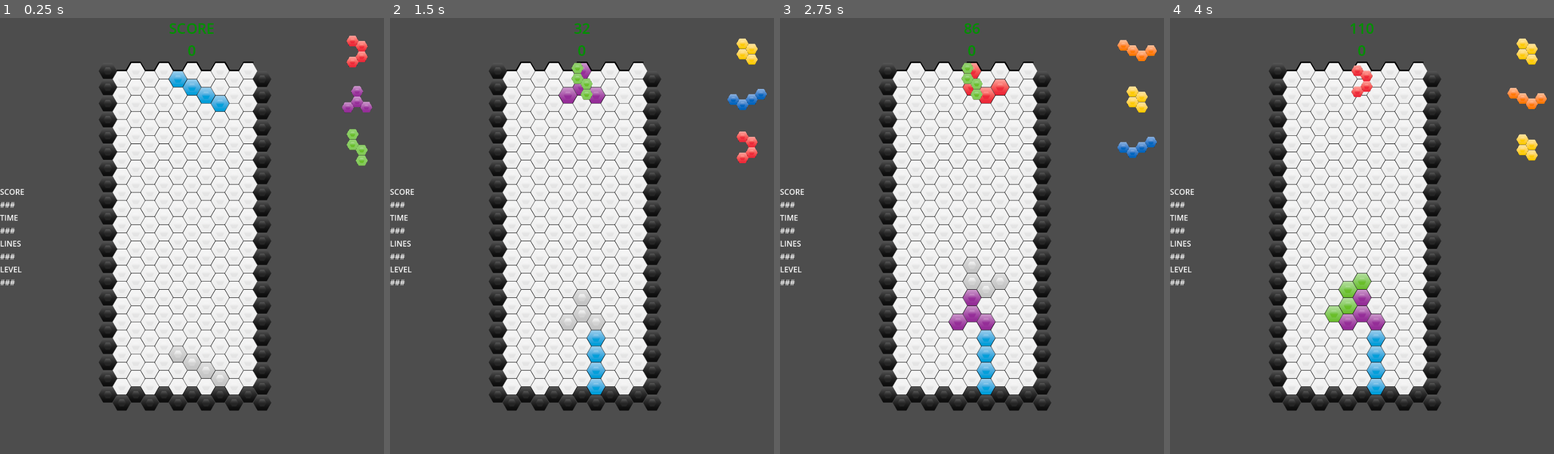
Above: before the commit, frames 1-4 (left to right).
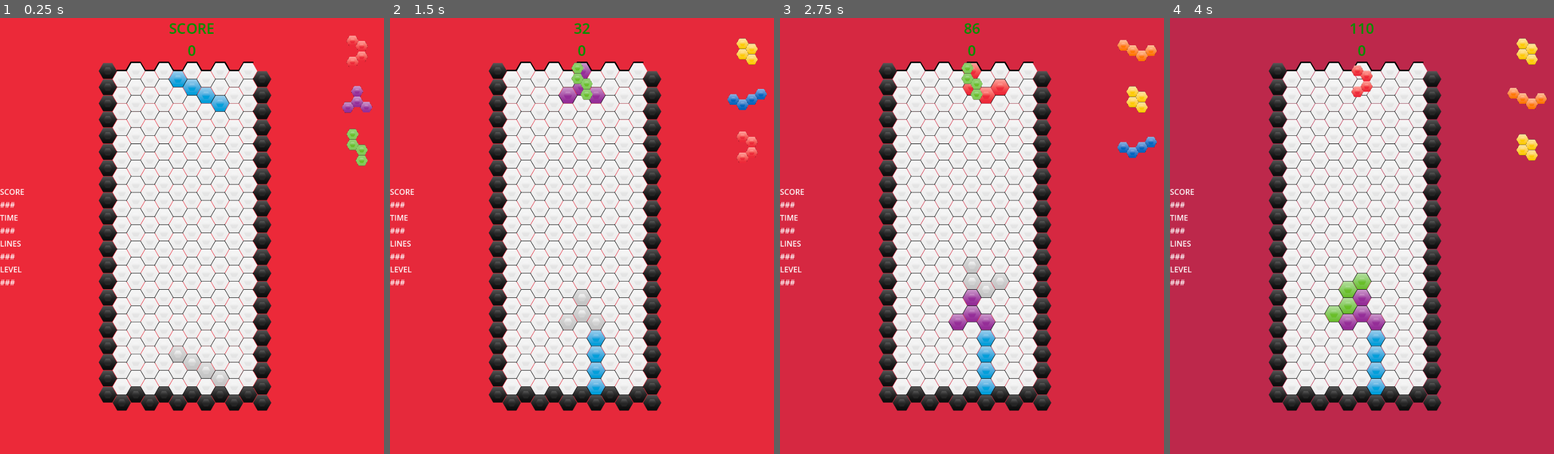
Above: after the commit, the same moments.

Repository: MrSoubi/HexoTangle
Game: Godot game, scene res://game.tscn
The game is run twice, just before and just after one commit, with the same random seed, the same clock (stepped at 60 frames per second) and the same inputs.
Inputs:
- Up to frame 1 (0.25 s): no input
- Up to frame 2 (1.5 s): tap Enter at 0.5 s; hold Right 0.53-1.28 s; tap Z at 0.6 s; tap Space at 0.77, 1.25 s; hold Down from 1.28 s (still down); tap C at 1.35 s
- Up to frame 3 (2.75 s): tap Space at 1.52 s; release Down at 2.03 s; hold Right from 2.03 s (still down); tap Z at 2.1 s
- Up to frame 4 (4 s): tap Enter at 2.75 s; release Right at 2.78 s; hold Up 2.78-3.53 s; tap C at 2.85 s; tap Space at 3.02, 3.5, 3.77 s; hold Left from 3.53 s (still down); tap Z at 3.6 s

The runs differ from the first frame. In frame 1, 67% of the frame differs, in the area x 0-100%, y 0-100%; in frame 2, 67%; in frame 3, 67%; in frame 4, 66%.

Commit message:
Added animated background

Diff:
--- /dev/null
+++ b/FixedBackground.gdshader
@@ -0,0 +1,9 @@
+shader_type canvas_item;
+
+void vertex() {
+	// Called for every vertex the material is visible on.
+}
+
+void fragment() {
+	COLOR = vec4(0.,0.,0., 1.);
+}
--- /dev/null
+++ b/background.gdshader
@@ -0,0 +1,38 @@
+shader_type canvas_item;
+
+void vertex() {
+	// Called for every vertex the material is visible on.
+}
+
+void fragment() {
+	float speed = 0.05;
+
+	vec3 red = vec3(237./256., 41./256., 57./256.);
+	vec3 dark_blue = vec3(0., 35./256., 149./256.);
+	vec3 light_blue = vec3(114./256., 119./256., 231./256.);
+	vec3 green = vec3(105./256., 190./256., 40./256.);
+	vec3 orange = vec3(237./256., 41./256., 57./256.);
+	vec3 yellow = vec3(254./256., 203./256., 0.);
+
+	vec3 color;
+
+	float x = (sin(TIME*speed)*sin(TIME*speed) * 5.);
+
+	if (x < 1.){
+		color = mix(red, dark_blue, x);
+	}
+	if (x>= 1. && x < 2.){
+		color = mix(dark_blue, light_blue, x-1.);
+	}
+	if (x >=2. && x < 3.){
+		color = mix(light_blue, green, x-2.);
+	}
+	if (x >= 3. && x < 4.){
+		color = mix(green, orange, x-3.);
+	}
+	if (x >= 4. && x < 5.){
+		color = mix(orange, yellow, x-4.);
+	}
+
+	COLOR = vec4(color, 1.0);
+}
--- a/game.tscn
+++ b/game.tscn
@@ -1,7 +1,8 @@
-[gd_scene load_steps=23 format=3 uid="uid://d33r44fu71nhh"]
+[gd_scene load_steps=25 format=3 uid="uid://d33r44fu71nhh"]
 
 [ext_resource type="PackedScene" uid="uid://cpin614h2rqoi" path="res://grid.tscn" id="1_ae5do"]
 [ext_resource type="Script" path="res://game.gd" id="1_xep6p"]
+[ext_resource type="Shader" path="res://background.gdshader" id="2_hrjri"]
 [ext_resource type="Script" path="res://UI.gd" id="3_qfqky"]
 [ext_resource type="Texture2D" uid="uid://l2w8noafawqq" path="res://Sprites/Form_I.png" id="5_hmenq"]
 [ext_resource type="Texture2D" uid="uid://dau5rnv8835yg" path="res://Sprites/Form_J.png" id="6_s1ckg"]
@@ -20,6 +21,9 @@
 [ext_resource type="AudioStream" uid="uid://dxm1fkjo6g522" path="res://Sound/Hold.wav" id="18_5ed10"]
 [ext_resource type="AudioStream" uid="uid://5h5wm8bomui0" path="res://Sound/Error.wav" id="19_45we2"]
 
+[sub_resource type="ShaderMaterial" id="ShaderMaterial_gaa0i"]
+shader = ExtResource("2_hrjri")
+
 [sub_resource type="LabelSettings" id="LabelSettings_3112v"]
 font_size = 30
 font_color = Color(0, 0.572549, 0, 1)
@@ -37,6 +41,12 @@
 soundManager = NodePath("SoundManager")
 grid = NodePath("Grid")
 ui = NodePath("UI")
+
+[node name="AnimatedBackground" type="Sprite2D" parent="."]
+material = SubResource("ShaderMaterial_gaa0i")
+scale = Vector2(0.833333, 2.275)
+texture = ExtResource("8_q1775")
+centered = false
 
 [node name="Timer" type="Timer" parent="."]
 autostart = true
